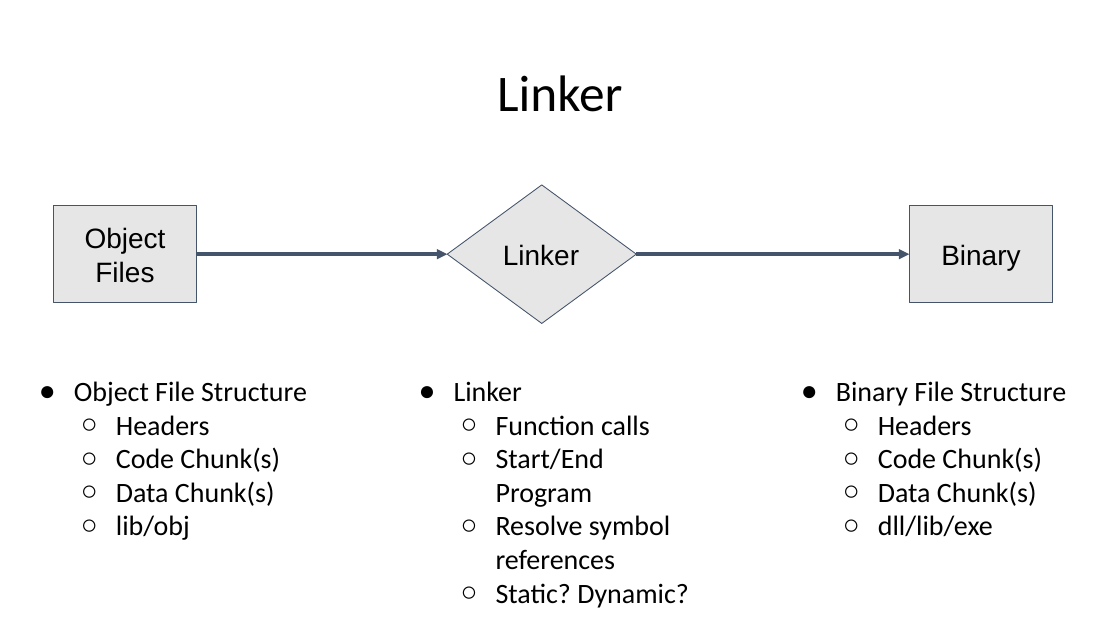
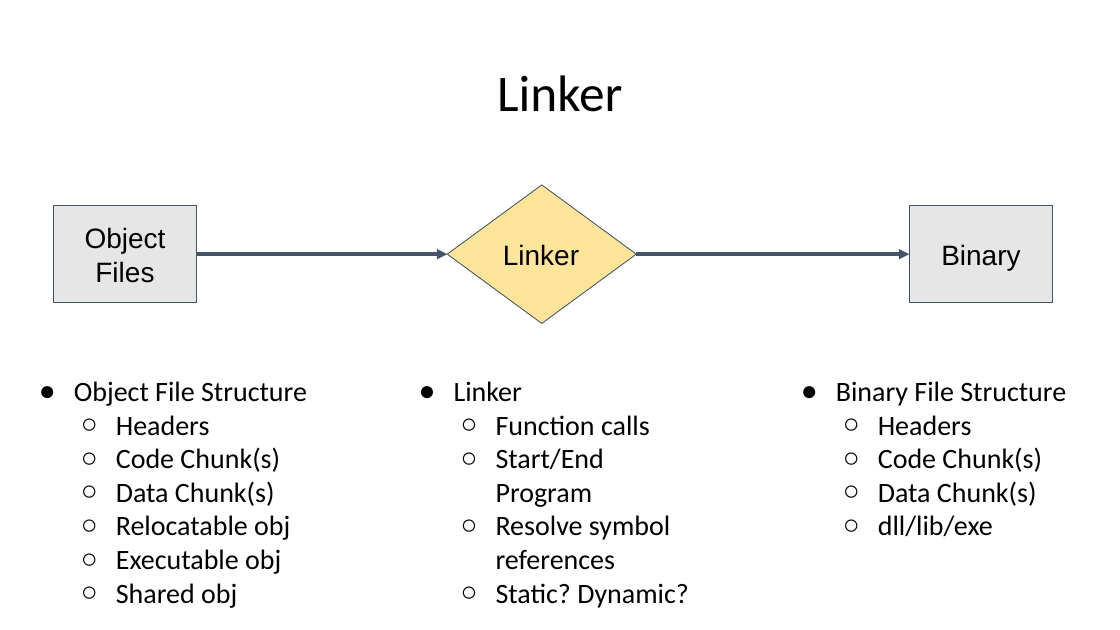
Before and after one commit to 0x41deadbeef/reverse-engineering-base-course, a slide deck: slide 16 of RE_L2.pptx. Drawn at 1120x630 pixels with LibreOffice and Linux fonts; fonts in the diff are those of the drawing. Boxes give left, top, right and bottom in pixels: in the first picture for what was removed or moved away, otherwise in the second. Text is boxed around its words. In the diff, an @@ line names an element or a change of style, - is before the commit and + after.

```diff
--- a/RE_L2.pptx
+++ b/RE_L2.pptx
@@ diamond "Linker" at [447,185,636,323]: fill #E7E6E6 to #FFE599 @@
@@ text at [116,515,290,608]: text changed @@
-  ○ lib/obj
+  ○ Relocatable obj
+  ○ Executable obj
+  ○ Shared obj
```
Also in this commit, not shown: 2 other slides changed.
